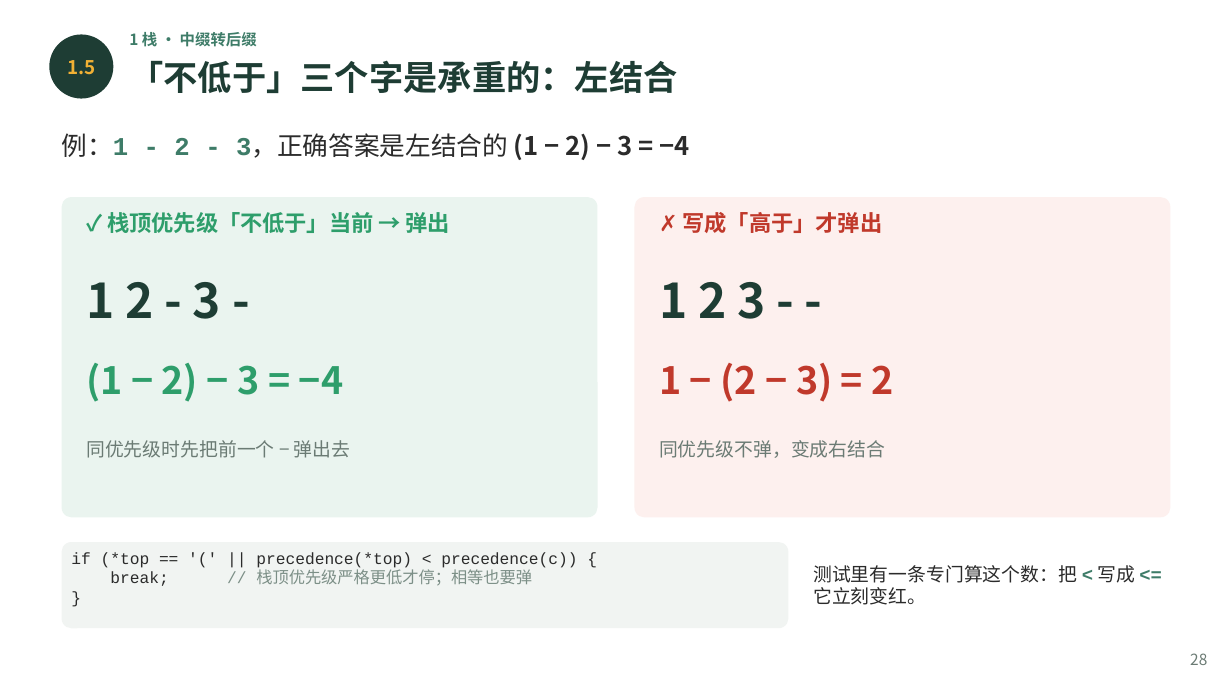
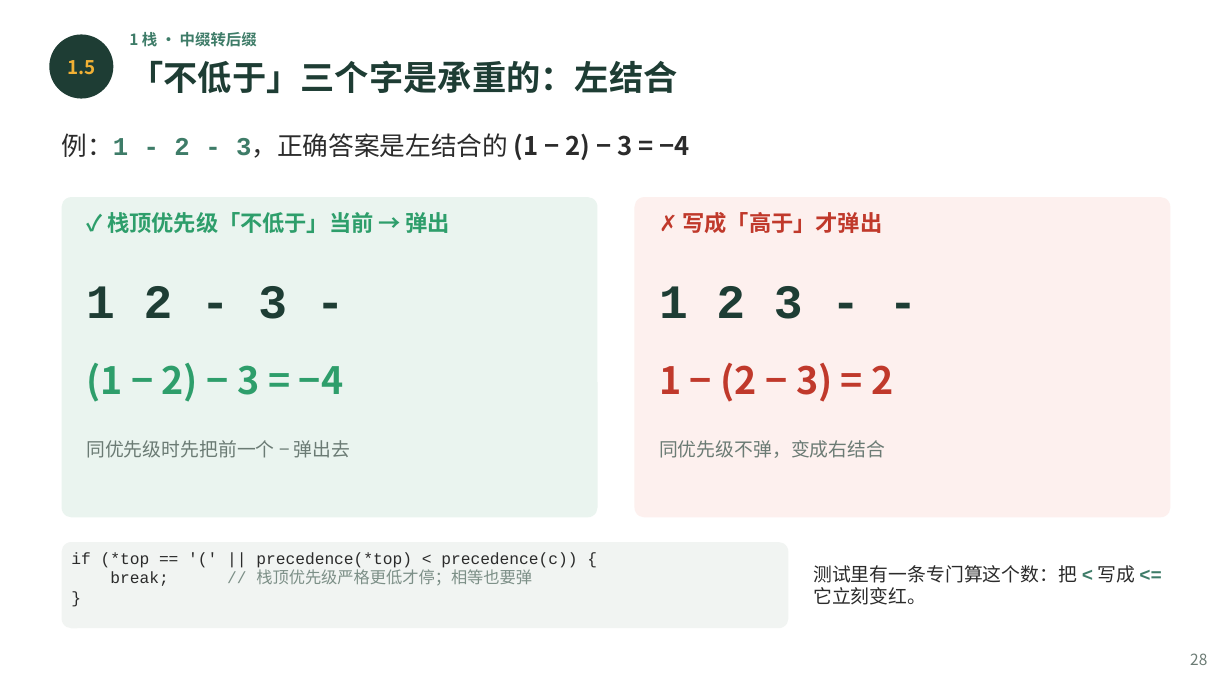
Before and after one commit to GMyhf/2026fall-cs201, a slide deck: slide 28 of courseware/202609_DSA_03_Stack_Queue.pptx. Drawn at 1232x693 pixels with LibreOffice and Linux fonts; fonts in the diff are those of the drawing. Boxes give left, top, right and bottom in pixels: in the first picture for what was removed or moved away, otherwise in the second. Text is boxed around its words. In the diff, an @@ line names an element or a change of style, - is before the commit and + after.

```diff
--- a/courseware/202609_DSA_03_Stack_Queue.pptx
+++ b/courseware/202609_DSA_03_Stack_Queue.pptx
@@ text "1 2 - 3 -" at (x1=86, y1=286, x2=287, y2=319): font Noto Sans CJK SC to Courier New @@
@@ text "1 2 3 - -" at (x1=659, y1=286, x2=803, y2=319): font Noto Sans CJK SC to Courier New @@
```
Also in this commit, not shown: 9 other slides changed, 25 other files.
